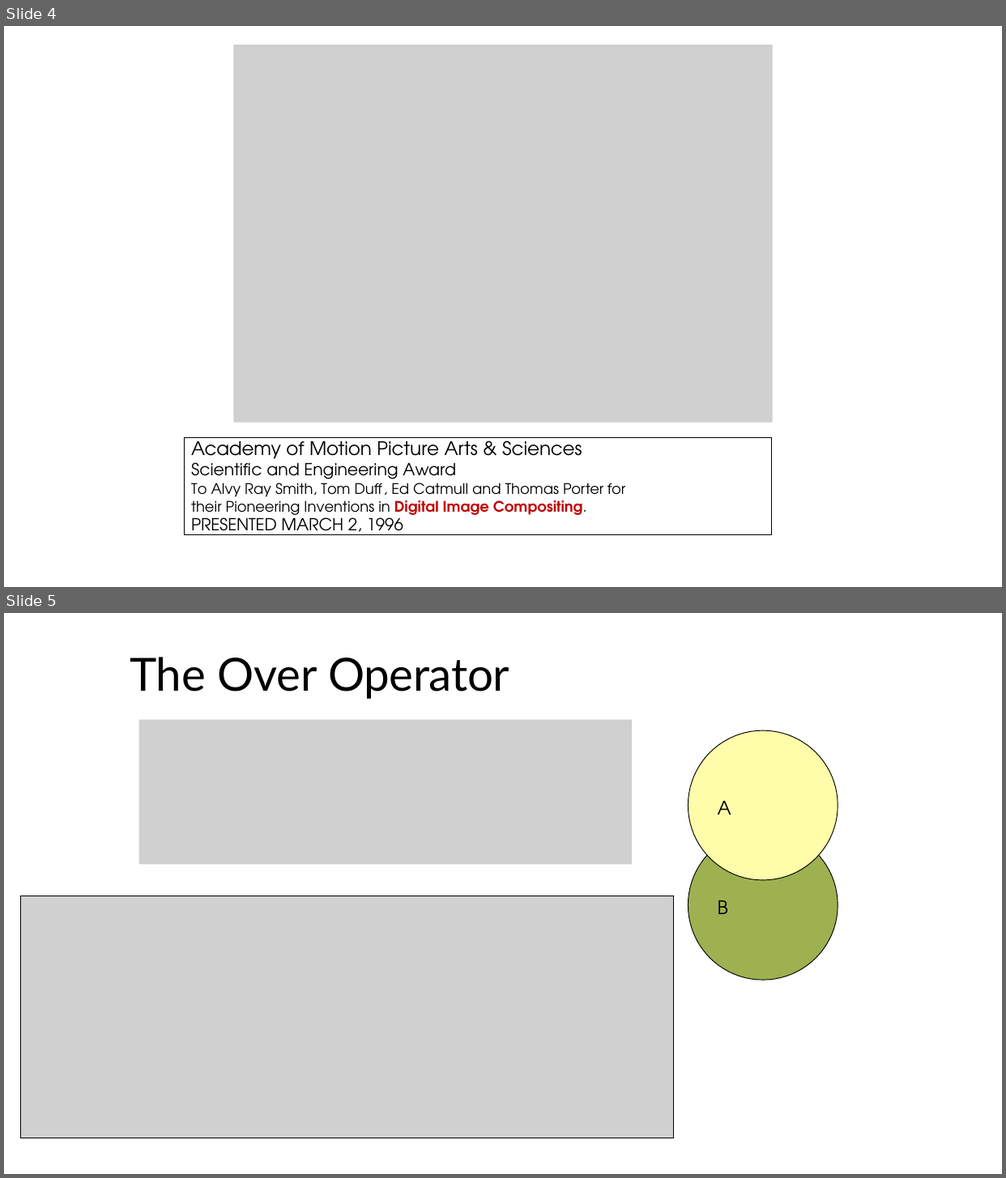
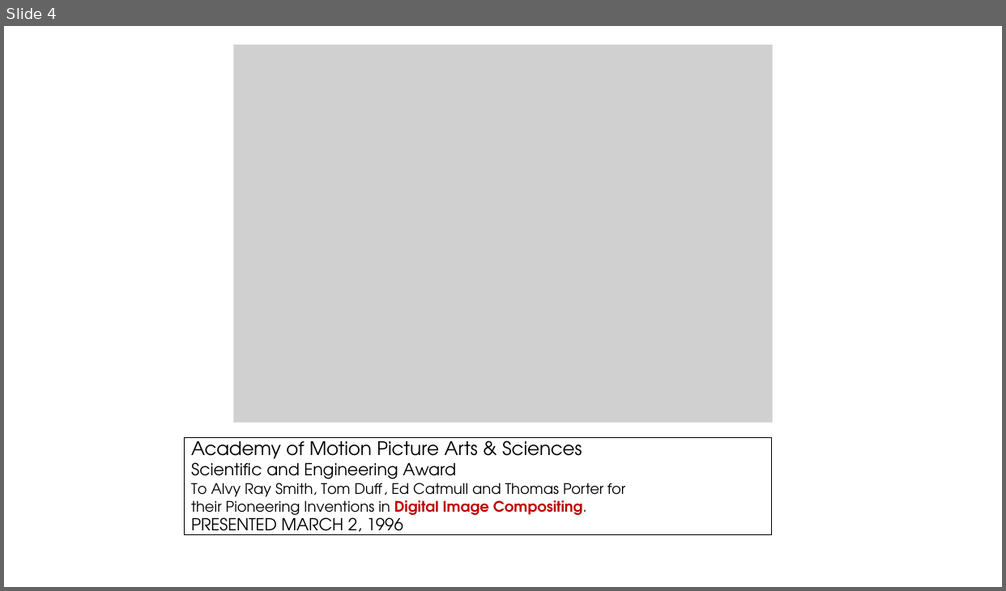
Before and after one commit to illinois-cs418/cs418CourseMaterial, a slide deck: Lectures/CS418-Lecture21-Compositing.pptx. Shown one above the other, each under a label of ours: slides 4 and 5 before the commit, slide 4 after it. The pictures are 1006x1178 and 1006x591 pixels, drawn with LibreOffice and Linux fonts; fonts in the diff are those of the drawing; grey boxes stand for pictures. Boxes give left, top, right and bottom in pixels: in the first picture for what was removed or moved away, otherwise in the second. Text is boxed around its words. In the diff, an @@ line names an element or a change of style, - is before the commit and + after.

```diff
--- a/Lectures/CS418-Lecture21-Compositing.pptx
+++ b/Lectures/CS418-Lecture21-Compositing.pptx
@@ slide 5 removed at (4, 613, 1002, 1174), background #FFFFFF @@
@@ title removed at (130, 657, 509, 699) @@
-The Over Operator
@@ picture removed at (138, 719, 632, 864) @@
@@ freeform shape removed at (688, 730, 838, 880) @@
@@ freeform shape removed at (688, 730, 838, 880) @@
@@ text removed at (718, 801, 731, 815) @@
-A
@@ freeform shape removed at (688, 830, 838, 980) @@
@@ freeform shape removed at (688, 830, 838, 980) @@
@@ picture removed at (20, 897, 673, 1139) @@
@@ text removed at (718, 901, 728, 914) @@
-B
@@ picture removed at (216, 926, 526, 956) @@
```
Also in this commit, not shown: 8 slides changed, 12 slides added, 5 other slides removed.
